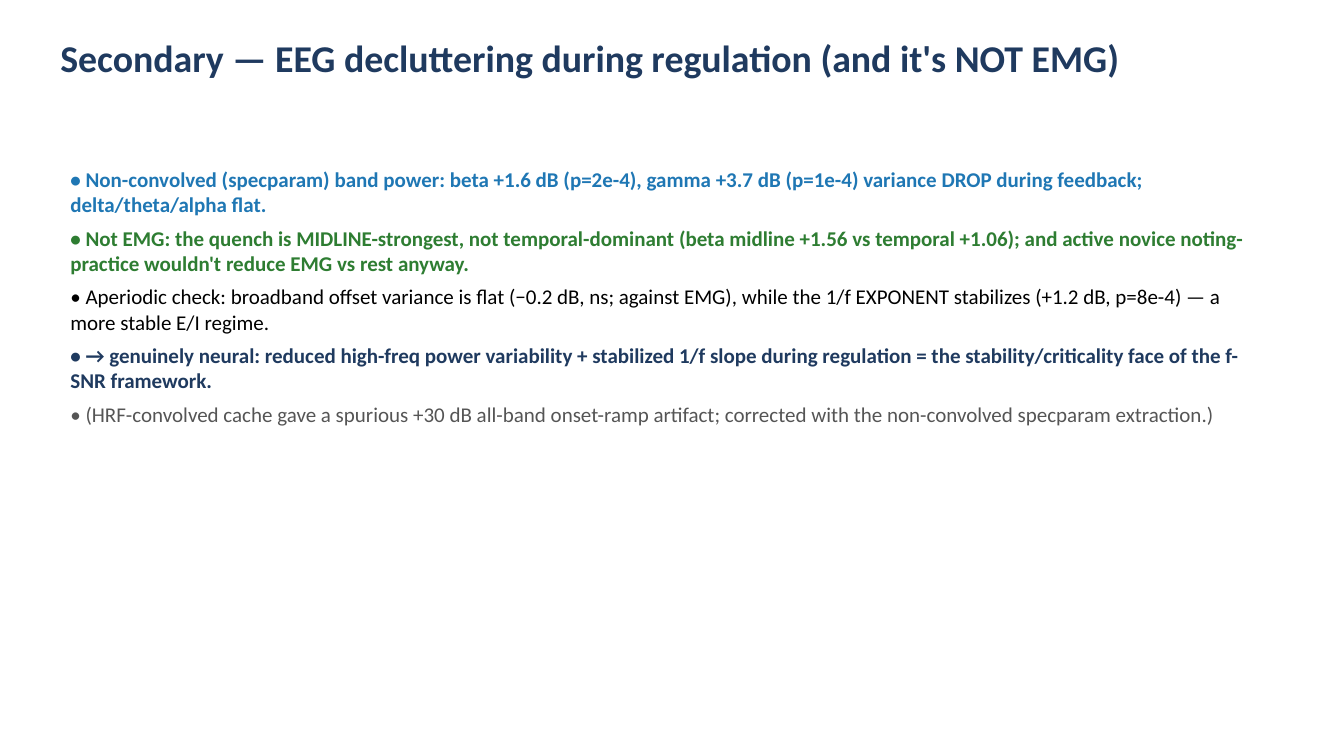
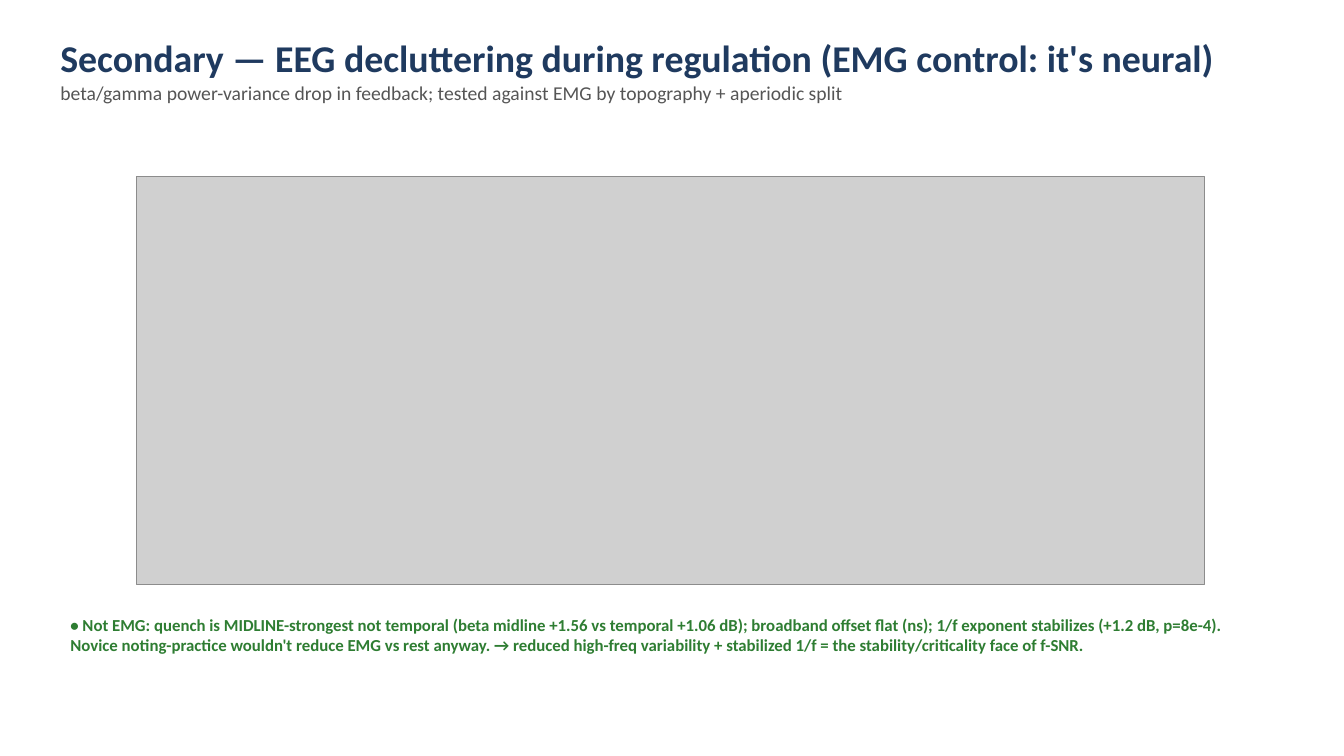
Before and after one commit to cccbauer/dmnelf, a slide deck: slide 6 of analysis/fingerprint/fsnr_eeg/eeg_fsnr_results.pptx. Drawn at 1344x756 pixels with LibreOffice and Linux fonts; fonts in the diff are those of the drawing; grey boxes stand for pictures. Boxes give left, top, right and bottom in pixels: in the first picture for what was removed or moved away, otherwise in the second. Text is boxed around its words. In the diff, an @@ line names an element or a change of style, - is before the commit and + after.

```diff
--- a/analysis/fingerprint/fsnr_eeg/eeg_fsnr_results.pptx
+++ b/analysis/fingerprint/fsnr_eeg/eeg_fsnr_results.pptx
@@ text at (60, 44, 1214, 104): text changed; size 27 to 14 pt; text colour #1F3A5F to #555555; bold off @@
-Secondary — EEG decluttering during regulation (and it's NOT EMG)
+Secondary — EEG decluttering during regulation (EMG control: it's neural)
+beta/gamma power-variance drop in feedback; tested against EMG by topography + aperiodic split
@@ text removed at (70, 171, 1242, 426) @@
-• Non-convolved (specparam) band power: beta +1.6 dB (p=2e-4), gamma +3.7 dB (p=1e-4) variance DROP during feedback; delta/theta/alpha flat.
-• Not EMG: the quench is MIDLINE-strongest, not temporal-dominant (beta midline +1.56 vs temporal +1.06); and active novice noting-practice wouldn't reduce EMG vs rest anyway.
-• Aperiodic check: broadband offset variance is flat (−0.2 dB, ns; against EMG), while the 1/f EXPONENT stabilizes (+1.2 dB, p=8e-4) — a more stable E/I regime.
-• → genuinely neural: reduced high-freq power variability + stabilized 1/f slope during regulation = the stability/criticality face of the f-SNR framework.
-• (HRF-convolved cache gave a spurious +30 dB all-band onset-ramp artifact; corrected with the non-convolved specparam extraction.)
@@ picture added at (136, 176, 1205, 585) @@
@@ text added at (70, 618, 1221, 654), 12 pt, text #2E7D32, bold @@
+• Not EMG: quench is MIDLINE-strongest not temporal (beta midline +1.56 vs temporal +1.06 dB); broadband offset flat (ns); 1/f exponent stabilizes (+1.2 dB, p=8e-4). Novice noting-practice wouldn't reduce EMG vs rest anyway. → reduced high-freq variability + stabilized 1/f = the stability/criticality face of f-SNR.
```
Also in this commit, not shown: 4 other files.
